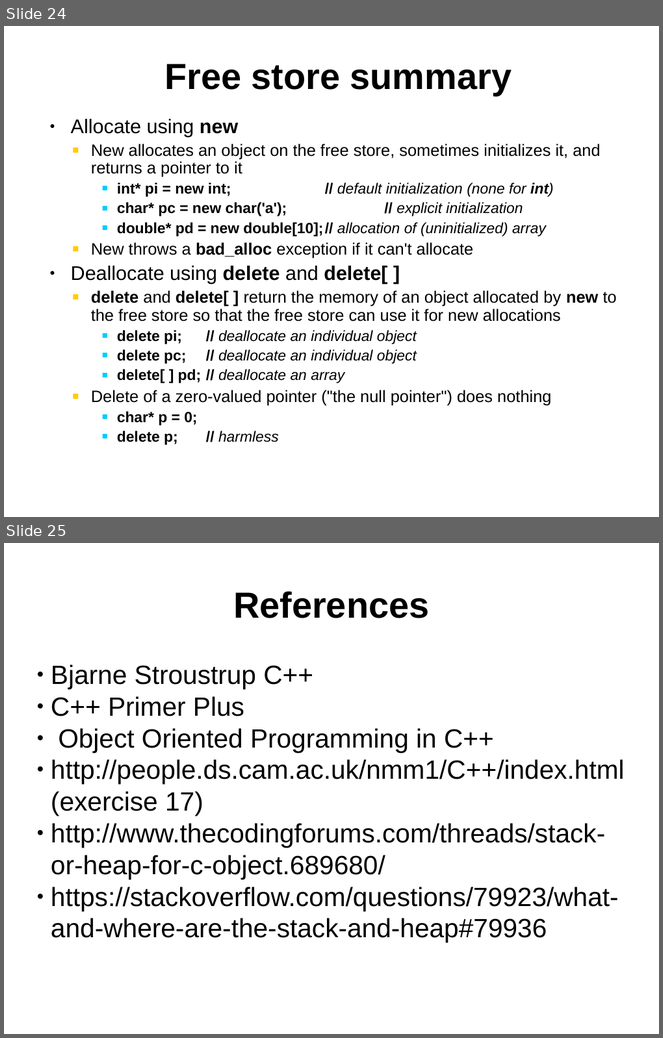
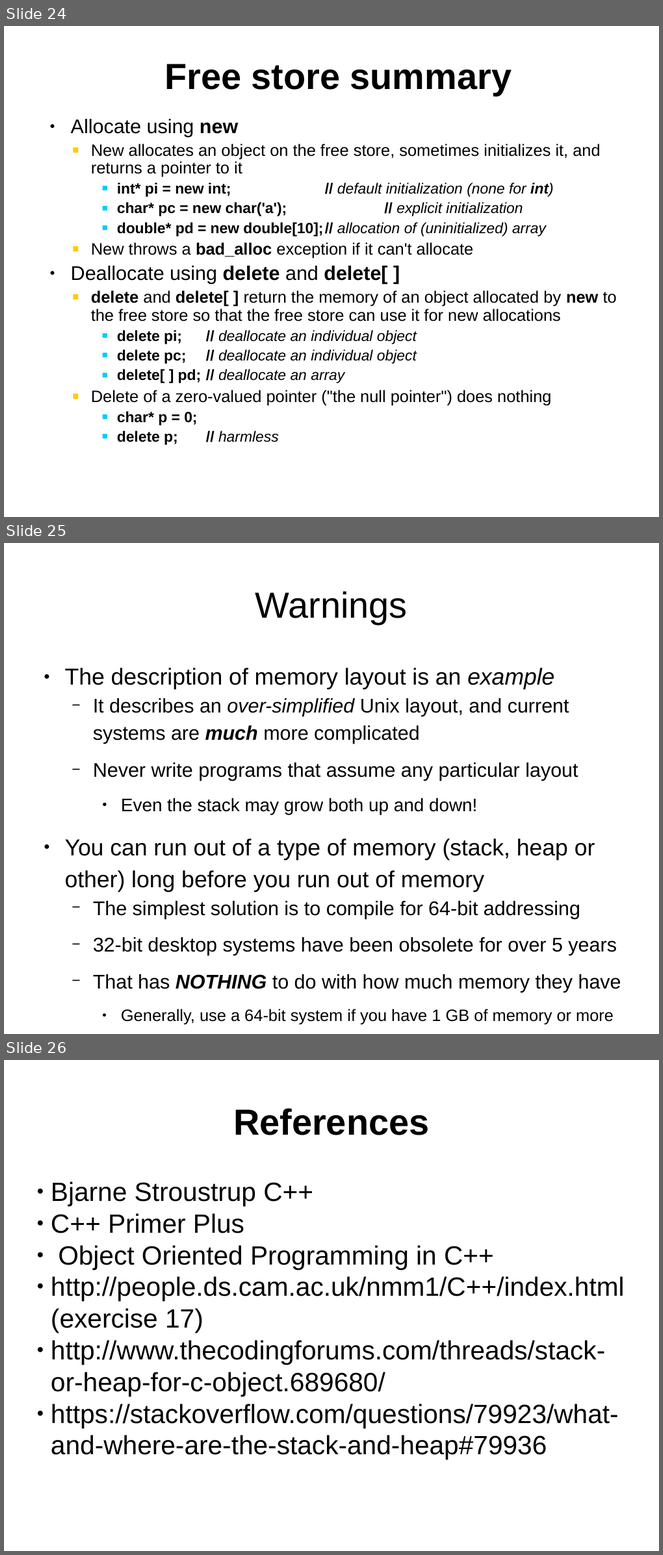
Before and after one commit to kks32/cpp-software-development, a slide deck: Ex6_Pointers_I/Ex6_Pointers-I.odp. Shown one above the other, each under a label of ours: slides 24 and 25 before the commit, slides 24, 25 and 26 after it. The pictures are 663x1038 and 663x1555 pixels, drawn with LibreOffice and Linux fonts; fonts in the diff are those of the drawing. Boxes give left, top, right and bottom in pixels: in the first picture for what was removed or moved away, otherwise in the second. Text is boxed around its words. In the diff, an @@ line names an element or a change of style, - is before the commit and + after.

Commit message:
void* and Ex6 - Warnings

```diff
--- a/Ex6_Pointers_I/Ex6_Pointers-I.odp
+++ b/Ex6_Pointers_I/Ex6_Pointers-I.odp
@@ slide 25 added at [4,543,659,1034], background #FFFFFF @@
@@ title added at [256,591,408,624], 44 pt, text #000000 @@
+Warnings
@@ text added at [65,668,622,1025], 24 pt, text #000000 @@
+● The description of memory layout is an example
+  − It describes an over-simplified Unix layout, and current systems are much more complicated
+  − Never write programs that assume any particular layout
+    ● Even the stack may grow both up and down!
+● You can run out of a type of memory (stack, heap or other) long before you run out of memory
+  − The simplest solution is to compile for 64-bit addressing
+  − 32-bit desktop systems have been obsolete for over 5 years
+  − That has NOTHING to do with how much memory they have
+    ● Generally, use a 64-bit system if you have 1 GB of memory or more
@@ what was slide 25 is now slide 26 @@
```
Also in this commit, not shown: 3 other files.
